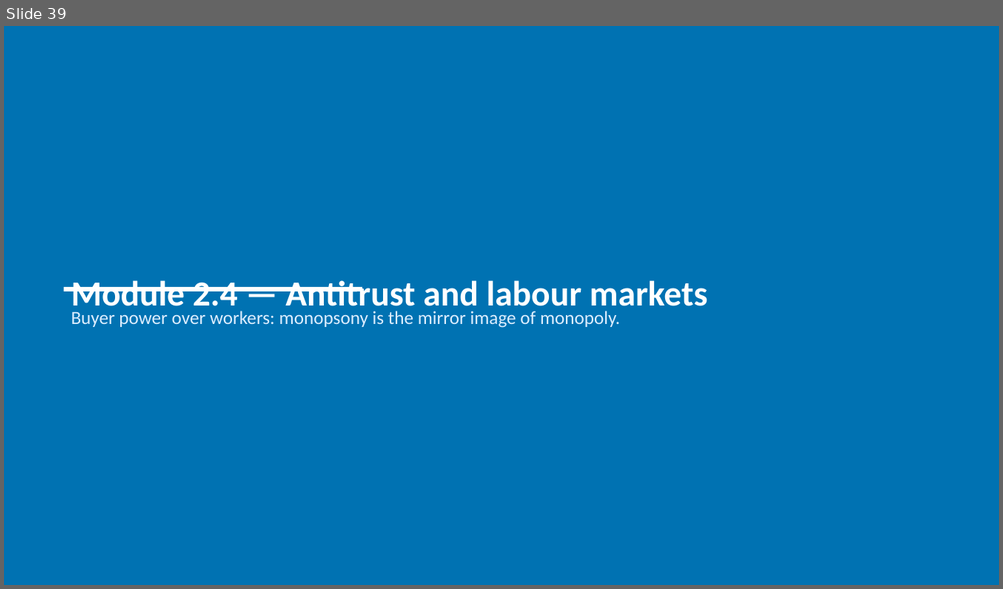
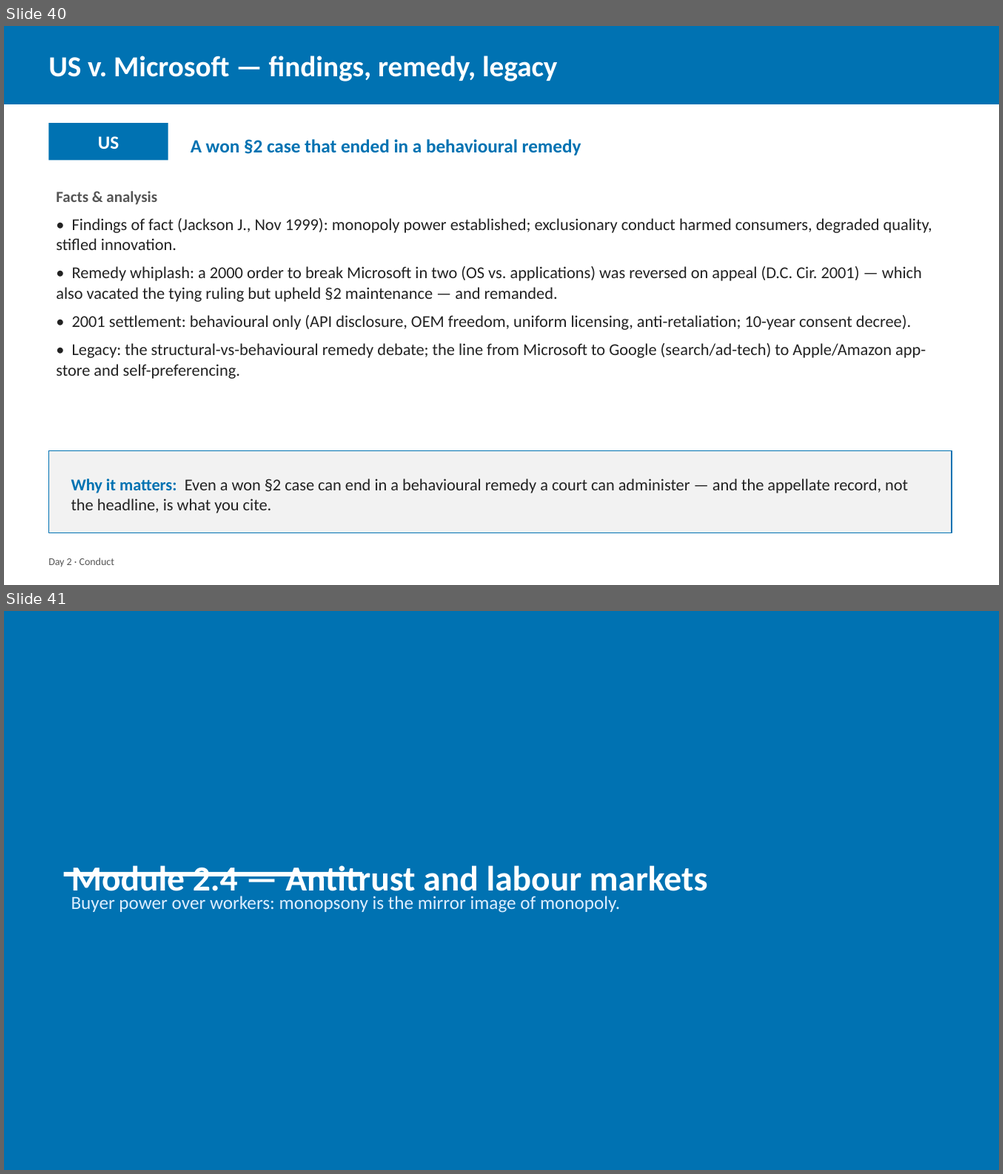
Before and after one commit to laurencehw/antitrust-methods, a slide deck: teaching/slides/day2_conduct.pptx. Shown one above the other, each under a label of ours: slide 39 before the commit, slides 40 and 41 after it. The pictures are 1003x589 and 1003x1174 pixels, drawn with LibreOffice and Linux fonts; fonts in the diff are those of the drawing. Boxes give left, top, right and bottom in pixels: in the first picture for what was removed or moved away, otherwise in the second. Text is boxed around its words. In the diff, an @@ line names an element or a change of style, - is before the commit and + after.

```diff
--- a/teaching/slides/day2_conduct.pptx
+++ b/teaching/slides/day2_conduct.pptx
@@ slide 40 added at [4,26,999,585], background #FFFFFF @@
@@ rectangle added at [4,26,999,104], fill #0072B2 @@
@@ text added at [48,56,557,82], 28 pt, text #FFFFFF, bold @@
+US v. Microsoft — findings, remedy, legacy
@@ rectangle added at [48,123,168,160], fill #0072B2 @@
@@ text added at [98,136,119,149], 18 pt, text #FFFFFF, bold @@
+US
@@ text added at [190,139,581,156], 18 pt, text #0072B2, bold @@
+A won §2 case that ended in a behavioural remedy
@@ text added at [56,191,932,379], 16 pt, text #222222 @@
+Facts & analysis
+• Findings of fact (Jackson J., Nov 1999): monopoly power established; exclusionary conduct harmed consumers, degraded quality, stifled innovation.
+• Remedy whiplash: a 2000 order to break Microsoft in two (OS vs. applications) was reversed on appeal (D.C. Cir. 2001) — which also vacated the tying ruling but upheld §2 maintenance — and remanded.
+• 2001 settlement: behavioural only (API disclosure, OEM freedom, uniform licensing, anti-retaliation; 10-year consent decree).
+• Legacy: the structural-vs-behavioural remedy debate; the line from Microsoft to Google (search/ad-tech) to Apple/Amazon app-store and self-preferencing.
@@ rectangle added at [48,452,951,534], fill #F2F2F2, outline #0072B2 1 pt @@
@@ text added at [71,479,908,514], 16 pt, text #222222 @@
+Why it matters: Even a won §2 case can end in a behavioural remedy a court can administer — and the appellate record, not the headline, is what you cite.
@@ text added at [48,558,114,567], 10 pt, text #555555 @@
+Day 2 · Conduct
@@ what was slide 39 is now slide 41 @@
```
Also in this commit, not shown: 1 other slide added, 5 other files.
